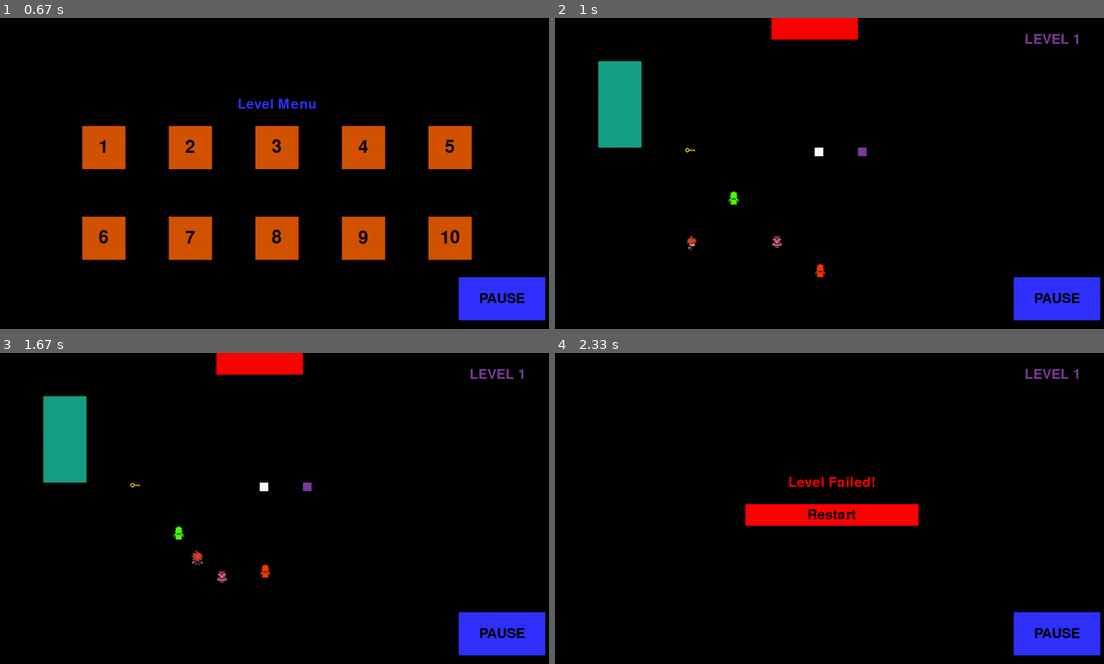
Above: before the commit, frames 1-4 (two rows, left to right).
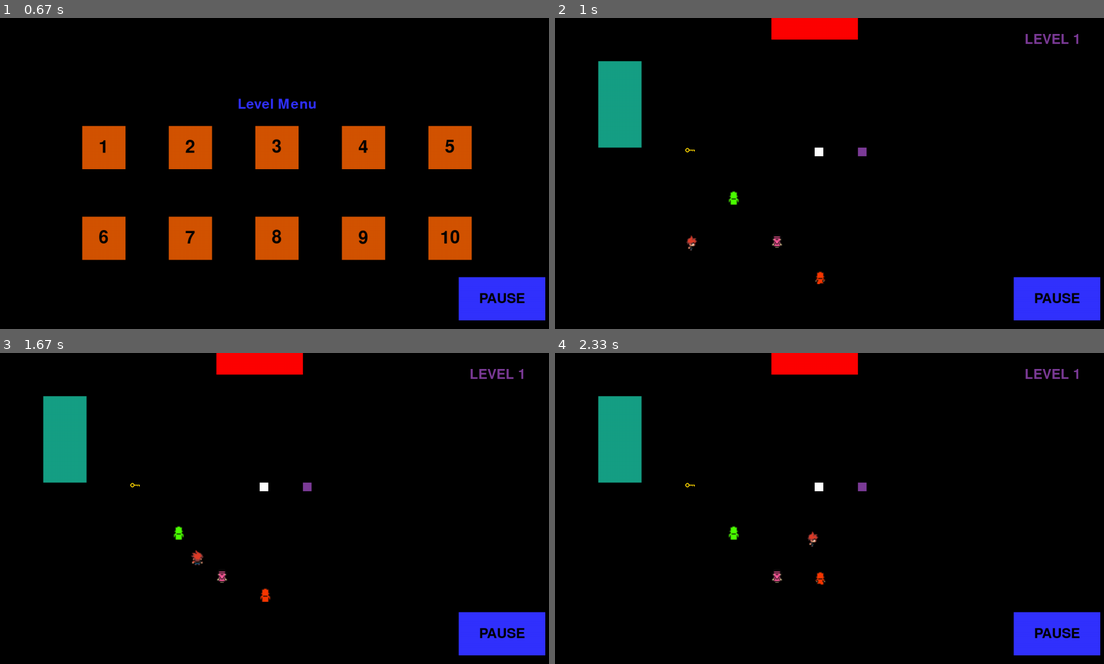
Above: after the commit, the same moments.

Repository: KUP9752/Kagan-Project
Game: pygame game, started from Project with spritesheet.py
Two runs of this game, one before a commit and one after it. Both use one fixed random seed, a clock stepped at 60 frames per second and the inputs below.
Inputs:
- Up to frame 1 (0.67 s): click "PLAY" at 0.38 s
- Up to frame 2 (1 s): click "1" at 0.72 s
- Up to frame 3 (1.67 s): hold D 1-1.47 s; hold W from 1.5 s (still down)
- Up to frame 4 (2.33 s): release W at 1.8 s; hold D 1.83-2.3 s

Frame 1 is identical in both runs. In frame 2, less than 0.1% of the frame differs, in the area x 47-50%, y 79-86%; in frame 3, 0.1%; in frame 4, 6.1%, in the area x 7-67%, y 0-75%.

Commit message:
third enemy now moves as well

Diff:
--- a/Project with spritesheet.py
+++ b/Project with spritesheet.py
@@ -65,8 +65,10 @@
 CharDownRight = [spritesheet.parse_sprite('chardownright1.png'),spritesheet.parse_sprite('chardownright1.png'),spritesh …(466 unchanged characters)…
 CharDownLeft = [spritesheet.parse_sprite('chardownleft1.png'),spritesheet.parse_sprite('chardownleft1.png'),spritesheet …(453 unchanged characters)…
 
-
-
+Enemy3Up =[spritesheet.parse_sprite('enemy3up1.png'),spritesheet.parse_sprite('enemy3up1.png'),spritesheet.parse_sprite('enemy3up1.png'),spritesheet.parse_sprite('enemy3up2.png'),spritesheet.parse_sprite('enemy3up2.png'),spritesheet.parse_sprite('enemy3up2.png'),spritesheet.parse_sprite('enemy3up3.png'),spritesheet.parse_sprite('enemy3up3.png'),spritesheet.parse_sprite('enemy3up3.png'),spritesheet.parse_sprite('enemy3up4.png'),spritesheet.parse_sprite('enemy3up4.png'),spritesheet.parse_sprite('enemy3up4.png')]
+Enemy3Down =[spritesheet.parse_sprite('enemy3down1.png'),spritesheet.parse_sprite('enemy3down1.png'),spritesheet.parse_sprite('enemy3down1.png'),spritesheet.parse_sprite('enemy3down2.png'),spritesheet.parse_sprite('enemy3down2.png'),spritesheet.parse_sprite('enemy3down2.png'),spritesheet.parse_sprite('enemy3down3.png'),spritesheet.parse_sprite('enemy3down3.png'),spritesheet.parse_sprite('enemy3down3.png'),spritesheet.parse_sprite('enemy3down4.png'),spritesheet.parse_sprite('enemy3down4.png'),spritesheet.parse_sprite('enemy3down4.png')]
+Enemy3Right =[spritesheet.parse_sprite('enemy3right1.png'),spritesheet.parse_sprite('enemy3right1.png'),spritesheet.parse_sprite('enemy3right1.png'),spritesheet.parse_sprite('enemy3right2.png'),spritesheet.parse_sprite('enemy3right2.png'),spritesheet.parse_sprite('enemy3right2.png'),spritesheet.parse_sprite('enemy3right3.png'),spritesheet.parse_sprite('enemy3right3.png'),spritesheet.parse_sprite('enemy3right3.png'),spritesheet.parse_sprite('enemy3right4.png'),spritesheet.parse_sprite('enemy3right4.png'),spritesheet.parse_sprite('enemy3right4.png')]
+Enemy3Left =[spritesheet.parse_sprite('enemy3left1.png'),spritesheet.parse_sprite('enemy3left1.png'),spritesheet.parse_sprite('enemy3left1.png'),spritesheet.parse_sprite('enemy3left2.png'),spritesheet.parse_sprite('enemy3left2.png'),spritesheet.parse_sprite('enemy3left2.png'),spritesheet.parse_sprite('enemy3left3.png'),spritesheet.parse_sprite('enemy3left3.png'),spritesheet.parse_sprite('enemy3left3.png'),spritesheet.parse_sprite('enemy3left4.png'),spritesheet.parse_sprite('enemy3left4.png'),spritesheet.parse_sprite('enemy3left4.png')]
 
 
 
@@ -345,10 +347,10 @@
 
 class Enemy3(Enemy):
     def __init__(self, x, y, facing):
-        self.speed = 2                           #!!!!!!!!!!!!! speed = 1 when movement is needed
+        self.speed = 1                           #!!!!!!!!!!!!! speed = 1 when movement is needed
         self.colour = ORANGE
         super().__init__(x, y, facing)
-
+        self.index = 0
         if facing == 61:
             self.image = spritesheet.parse_sprite('enemy3up1.png')
         elif facing == 62:
@@ -357,6 +359,7 @@
             self.image = spritesheet.parse_sprite('enemy3right1.png')
         elif self.facing == 64:
             self.image = spritesheet.parse_sprite('enemy3left1.png')
+
     def update(self):
         if self.direction_x != 0:
             self.rect.x += self.direction_x*self.speed
@@ -371,7 +374,18 @@
             self.direction_x = elem.get_direction_x()
             self.direction_y = elem.get_direction_y()
 
-
+        if self.direction_y <0:
+            self.image = Enemy3Up[self.index]
+            self.index = (self.index+1) % len(Enemy3Up)
+        if self.direction_y >0:
+            self.image = Enemy3Down[self.index]
+            self.index = (self.index+1) % len(Enemy3Down)
+        if self.direction_x < 0:
+            self.image = Enemy3Left[self.index]
+            self.index = (self.index + 1) % len(Enemy3Left)
+        if self.direction_x > 0:
+            self.image = Enemy3Right[self.index]
+            self.index = (self.index + 1) % len(Enemy3Right)
 
 
 
